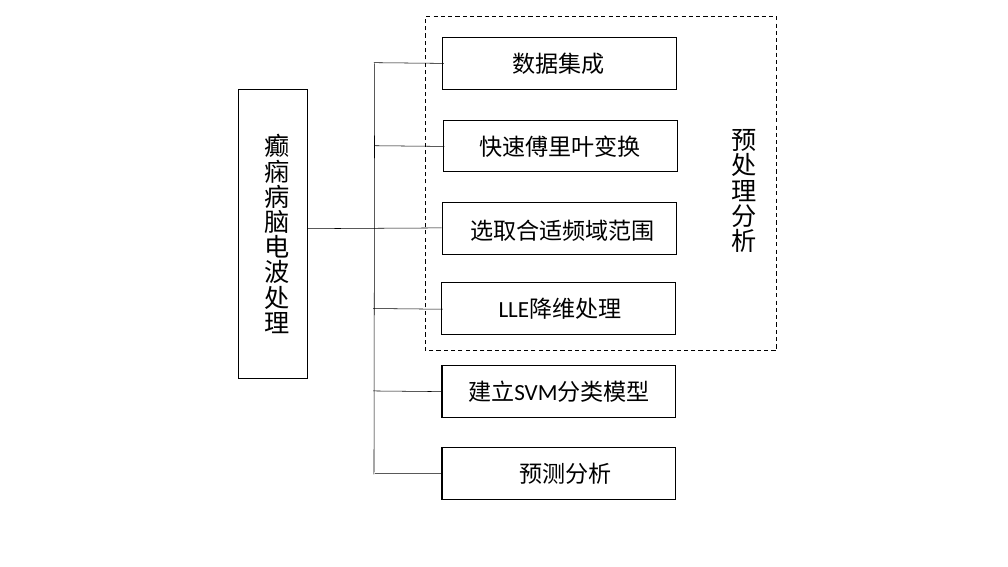
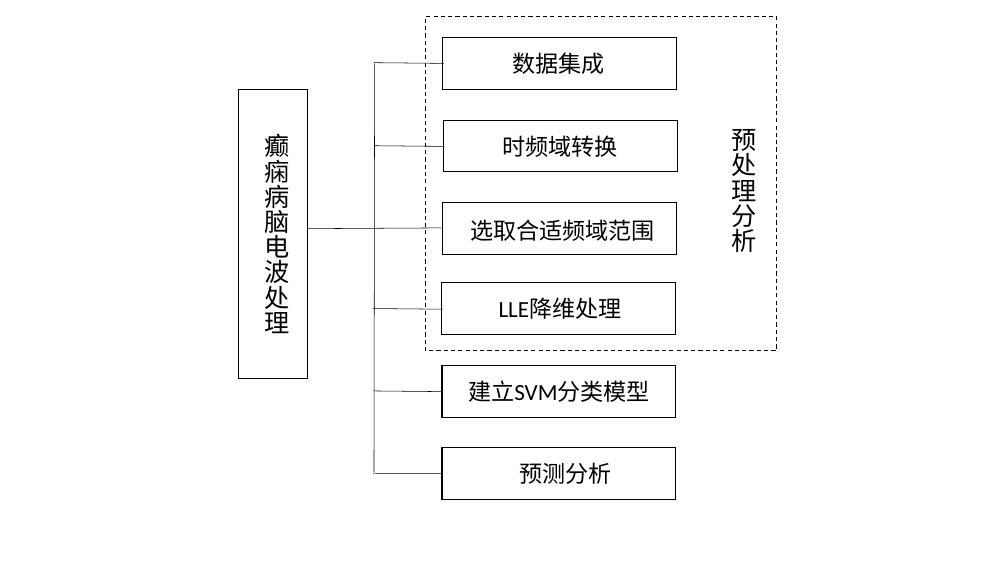
Before and after one commit to shinne/graduation, a slide deck: slide 36 of 毕设论文相关/我的相关/ppt/allPPT.pptx. Drawn at 1008x567 pixels with LibreOffice and Linux fonts; fonts in the diff are those of the drawing. Boxes give left, top, right and bottom in pixels: in the first picture for what was removed or moved away, otherwise in the second. Text is boxed around its words. In the diff, an @@ line names an element or a change of style, - is before the commit and + after.

```diff
--- a/毕设论文相关/我的相关/ppt/allPPT.pptx
+++ b/毕设论文相关/我的相关/ppt/allPPT.pptx
@@ text at box(502, 135, 617, 157): text changed @@
-快速傅里叶变换
+时频域转换
```
Also in this commit, not shown: 12 other files.
